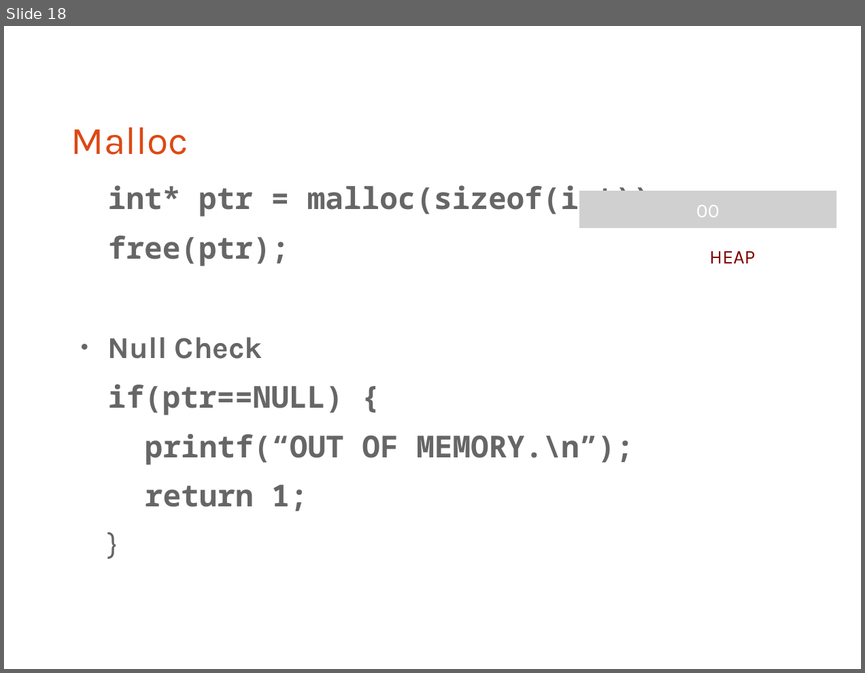
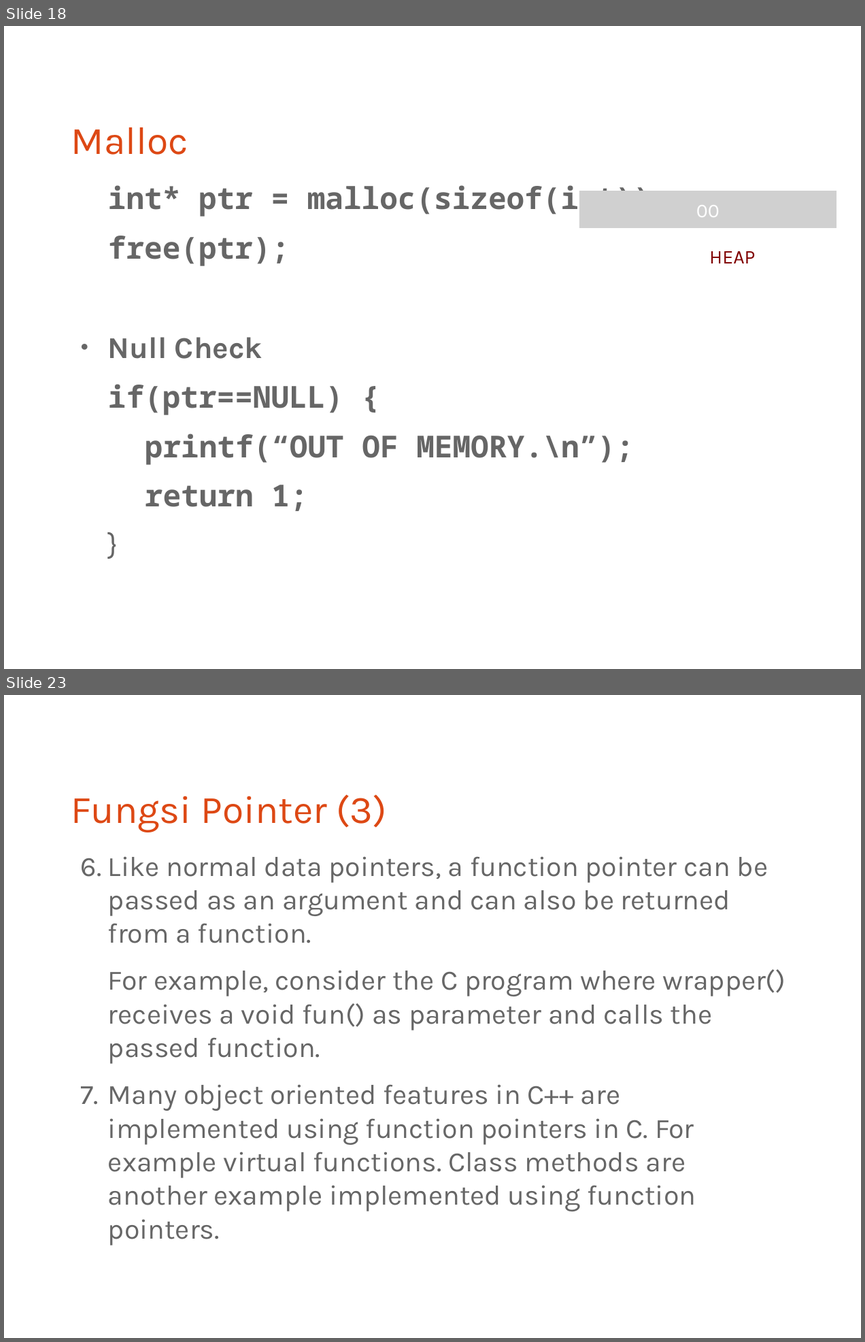
Before and after one commit to bagustris/prokom-tf, a slide deck: prokom4.odp. Shown one above the other, each under a label of ours: slide 18 before the commit, slides 18 and 23 after it; the slides between them are not shown. The pictures are 865x673 and 865x1342 pixels, drawn with LibreOffice and Linux fonts; fonts in the diff are those of the drawing; grey boxes stand for pictures. Boxes give left, top, right and bottom in pixels: in the first picture for what was removed or moved away, otherwise in the second. Text is boxed around its words. In the diff, an @@ line names an element or a change of style, - is before the commit and + after.

```diff
--- a/prokom4.odp
+++ b/prokom4.odp
@@ slide 23 added at [4,695,861,1338], background #FFFFFF @@
@@ title added at [71,794,387,832], 36 pt, text #DD4814 @@
+Fungsi Pointer (3)
@@ text added at [108,856,785,1211], 25.9 pt, text #666666 @@
+6. Like normal data pointers, a function pointer can be passed as an argument and can also be returned from a function.
+For example, consider the C program where wrapper() receives a void fun() as parameter and calls the passed function.
+6. Many object oriented features in C++ are implemented using function pointers in C. For example virtual functions. Class methods are another example implemented using function pointers.
```
Also in this commit, not shown: 5 slides changed, 3 other slides added.
